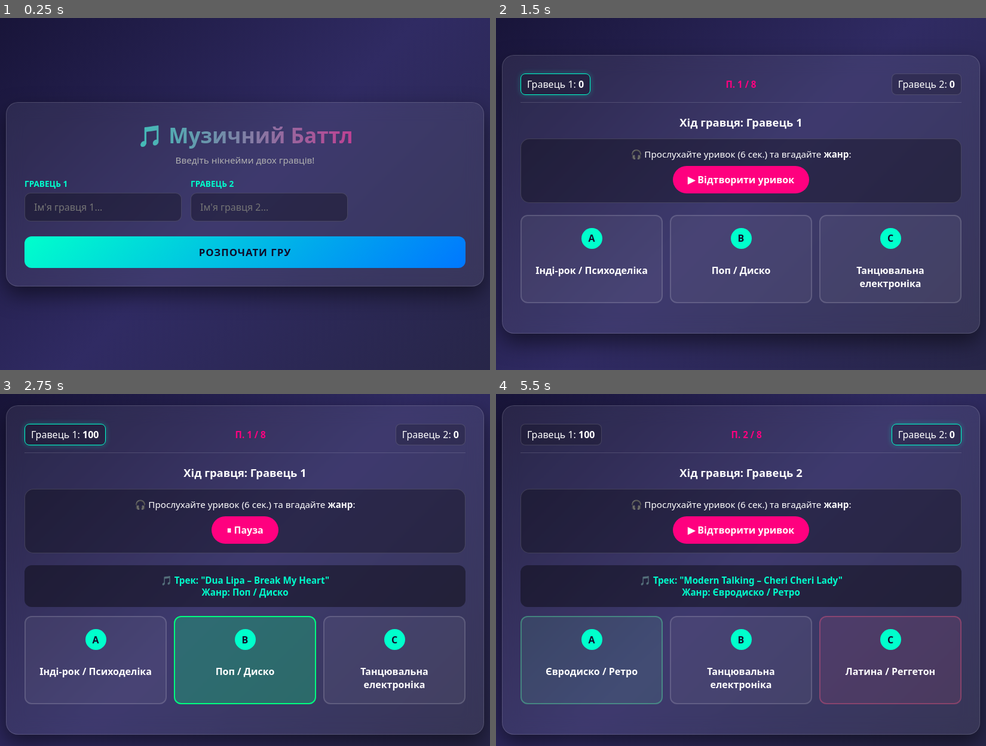
Above: before the commit, frames 1-4 (two rows, left to right).
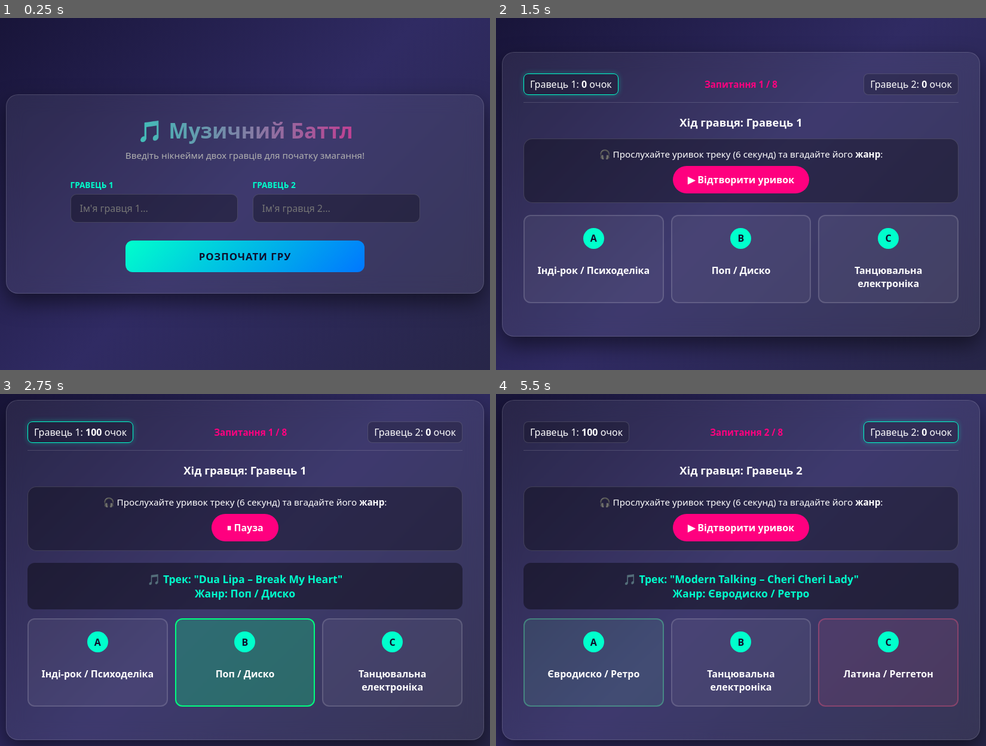
Above: after the commit, the same moments.

Repository: ala896011-hash/game_music
Game: browser game, page index.html
Same seed, same stepped clock (60 frames per second), same inputs: the game is played once before the commit and once after it.
Inputs (mouse positions are in pixels of both pictures, inside the frame that each line leads up to):
- Up to frame 1 (0.25 s): no input
- Up to frame 2 (1.5 s): click "РОЗПОЧАТИ ГРУ" at 1.27 s
- Up to frame 3 (2.75 s): click "▶ Відтворити уривок" at 1.77 s; click (245, 633) at 1.87 s; click "▶ Відтворити уривок" at 2.47 s
- Up to frame 4 (5.5 s): click (594, 661) at 3.07 s; click (741, 661) at 3.67 s; click (888, 661) at 4.27 s; click (594, 661) at 4.87 s; click (888, 633) at 5.47 s

The runs differ from the first frame. In frame 1, 13% of the frame differs, in the area x 1-99%, y 21-79%; in frame 2, 4.4%; in frame 3, 11%; in frame 4, 12%.

Commit message:
Update index.html

Diff:
--- a/index.html
+++ b/index.html
@@ -39,7 +39,7 @@
             backdrop-filter: blur(15px);
             border: 1px solid var(--border-color);
             border-radius: 20px;
-            padding: 20px;
+            padding: 25px;
             box-shadow: 0 15px 35px rgba(0, 0, 0, 0.5);
         }
 
@@ -48,7 +48,7 @@
 
         .lobby-title {
             text-align: center;
-            font-size: 1.8rem;
+            font-size: 2.2rem;
             margin-bottom: 8px;
             background: linear-gradient(90deg, var(--accent-color), var(--accent-pink));
             -webkit-background-clip: text;
@@ -59,20 +59,24 @@
             text-align: center;
             color: #b0b0b0;
             font-size: 0.95rem;
-            margin-bottom: 20px;
-        }
-
+            margin-bottom: 30px;
+        }
+
+        /* ВИПРАВЛЕННЯ: поля завжди по центру */
         .players-inputs {
             display: flex;
             flex-direction: column;
-            gap: 15px;
-            margin-bottom: 25px;
+            align-items: center;
+            gap: 20px;
+            margin-bottom: 30px;
         }
 
         .input-group {
             display: flex;
             flex-direction: column;
             gap: 6px;
+            width: 100%;
+            max-width: 320px;
         }
 
         .input-group label {
@@ -90,6 +94,7 @@
             font-size: 1rem;
             outline: none;
             transition: border-color 0.3s;
+            width: 100%;
         }
 
         .input-group input:focus {
@@ -99,6 +104,8 @@
         .btn {
             display: block;
             width: 100%;
+            max-width: 400px;
+            margin: 0 auto;
             padding: 15px;
             border: none;
             border-radius: 12px;
@@ -247,11 +254,22 @@
         .winner-title { font-size: 2rem; margin-bottom: 10px; color: var(--accent-color); }
         .winner-name { font-size: 1.5rem; font-weight: bold; color: var(--accent-pink); margin-bottom: 15px; }
 
-        /* Планшети та ПК (широкі екрани) */
+        /* Адаптивність для ПК та планшетів */
         @media (min-width: 768px) {
-            .container { padding: 30px; }
+            .container { padding: 35px; }
             .lobby-title { font-size: 2.2rem; }
-            .players-inputs { flex-direction: row; }
+
+            /* На великих екранах ставимо поля в рядок і центруємо */
+            .players-inputs {
+                flex-direction: row;
+                justify-content: center;
+                gap: 25px;
+            }
+
+            .input-group {
+                max-width: 280px;
+            }
+
             .game-header { font-size: 1rem; }
             .choices-container { display: grid; grid-template-columns: repeat(3, 1fr); }
             .choice-card { flex-direction: column; text-align: center; padding: 20px 15px; }
@@ -266,7 +284,7 @@
         <!-- ЛОББІ -->
         <div id="lobby-screen" class="screen active">
             <h1 class="lobby-title">🎵 Музичний Баттл</h1>
-            <p class="lobby-subtitle">Введіть нікнейми двох гравців!</p>
+            <p class="lobby-subtitle">Введіть нікнейми двох гравців для початку змагання!</p>
 
             <div class="players-inputs">
                 <div class="input-group">
@@ -286,23 +304,23 @@
         <div id="game-screen" class="screen">
             <div class="game-header">
                 <div class="player-score-card" id="p1-card">
-                    <span id="p1-name-display">Гр. 1</span>: <strong id="p1-score">0</strong>
+                    <span id="p1-name-display">Гравець 1</span>: <strong id="p1-score">0</strong> очок
                 </div>
-                <div class="round-counter">П. <span id="current-round">1</span> / 8</div>
+                <div class="round-counter">Запитання <span id="current-round">1</span> / 8</div>
                 <div class="player-score-card" id="p2-card">
-                    <span id="p2-name-display">Гр. 2</span>: <strong id="p2-score">0</strong>
+                    <span id="p2-name-display">Гравець 2</span>: <strong id="p2-score">0</strong> очок
                 </div>
             </div>
 
             <div class="turn-announcement" id="turn-announcement">Хід гравця</div>
 
             <div class="audio-section">
-                <p>🎧 Прослухайте уривок (6 сек.) та вгадайте <strong>жанр</strong>:</p>
+                <p>🎧 Прослухайте уривок треку (6 секунд) та вгадайте його <strong>жанр</strong>:</p>
                 <button class="play-audio-btn" id="play-btn">▶ Відтворити уривок</button>
             </div>
 
             <div class="track-reveal" id="track-reveal">
-                <div id="reveal-title" style="font-weight: bold; color: #00ffcc;"></div>
+                <div id="reveal-title" style="font-weight: bold; font-size: 1.1rem; color: #00ffcc;"></div>
             </div>
 
             <div class="choices-container" id="choices-container"></div>
